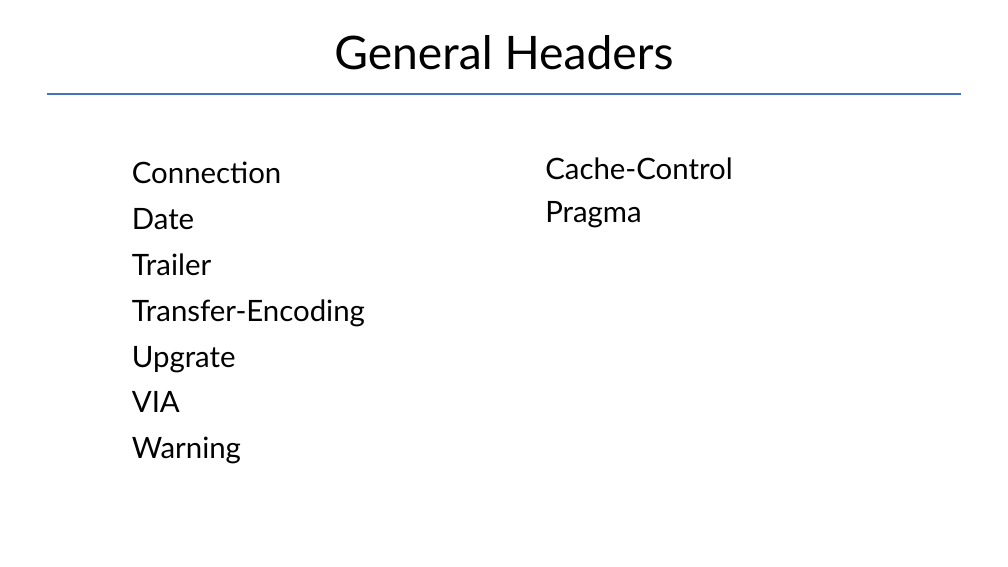
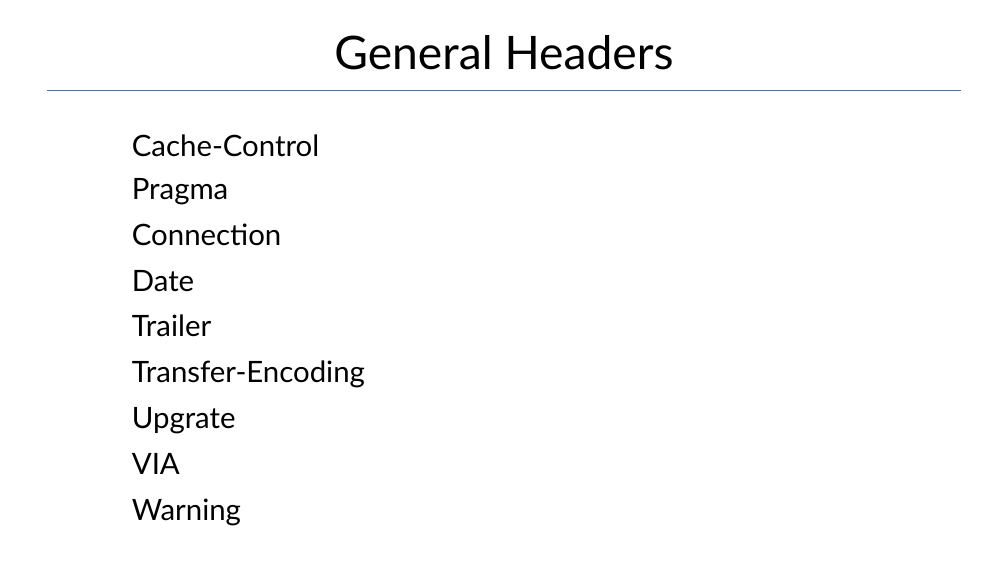
Before and after one commit to Garnik94/Levelup_presentations, a slide deck: slide 17 of Http/Http_presentation.pptx. Drawn at 1008x567 pixels with LibreOffice and Linux fonts; fonts in the diff are those of the drawing. Boxes give left, top, right and bottom in pixels: in the first picture for what was removed or moved away, otherwise in the second. Text is boxed around its words. In the diff, an @@ line names an element or a change of style, - is before the commit and + after.

```diff
--- a/Http/Http_presentation.pptx
+++ b/Http/Http_presentation.pptx
@@ line moved from (47, 95) - (961, 95) to (47, 91) - (961, 91) @@
@@ text "Cache-Control": place and size @@
-text "Cache-Control" at (132,161,365,464)
+text "Cache-Control" at (132,134,365,525)
@@ text at (132,134,319,204): paragraphs added @@
+Cache-Control
+Pragma
@@ text removed at (545,157,732,227) @@
-Cache-Control
-Pragma
```
Also in this commit, not shown: 13 other slides changed, 5 other files.
